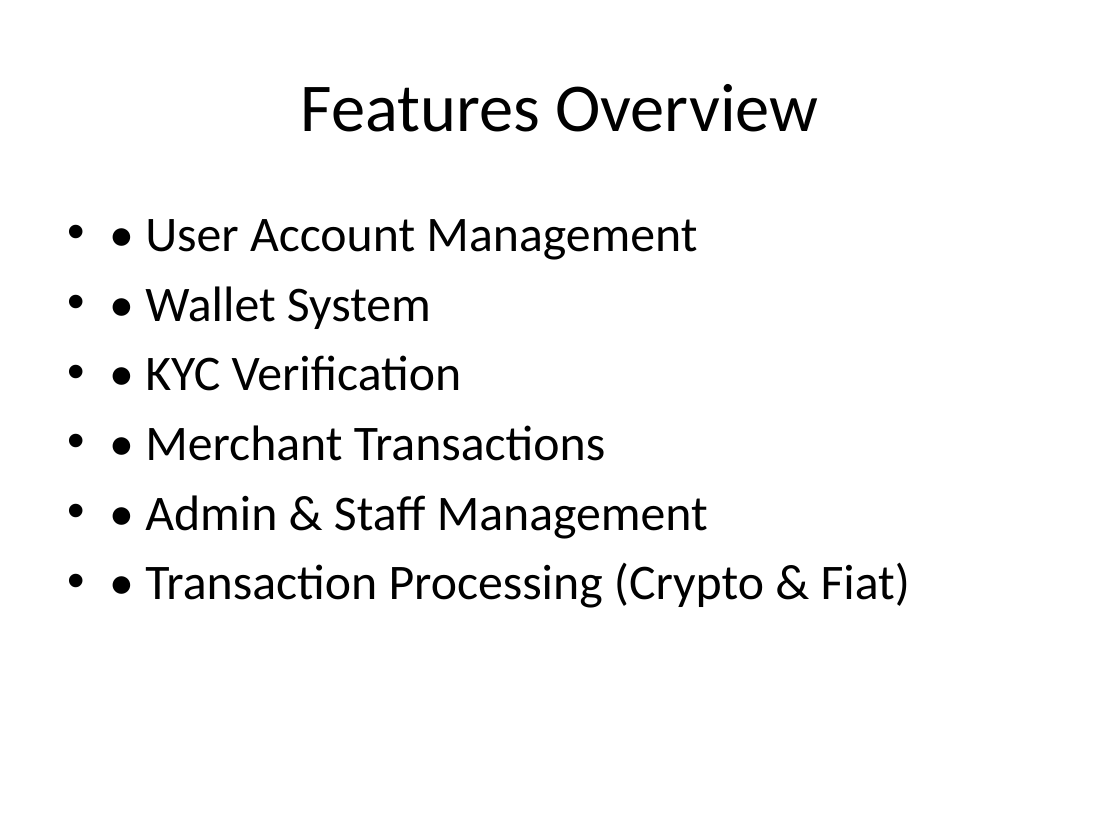
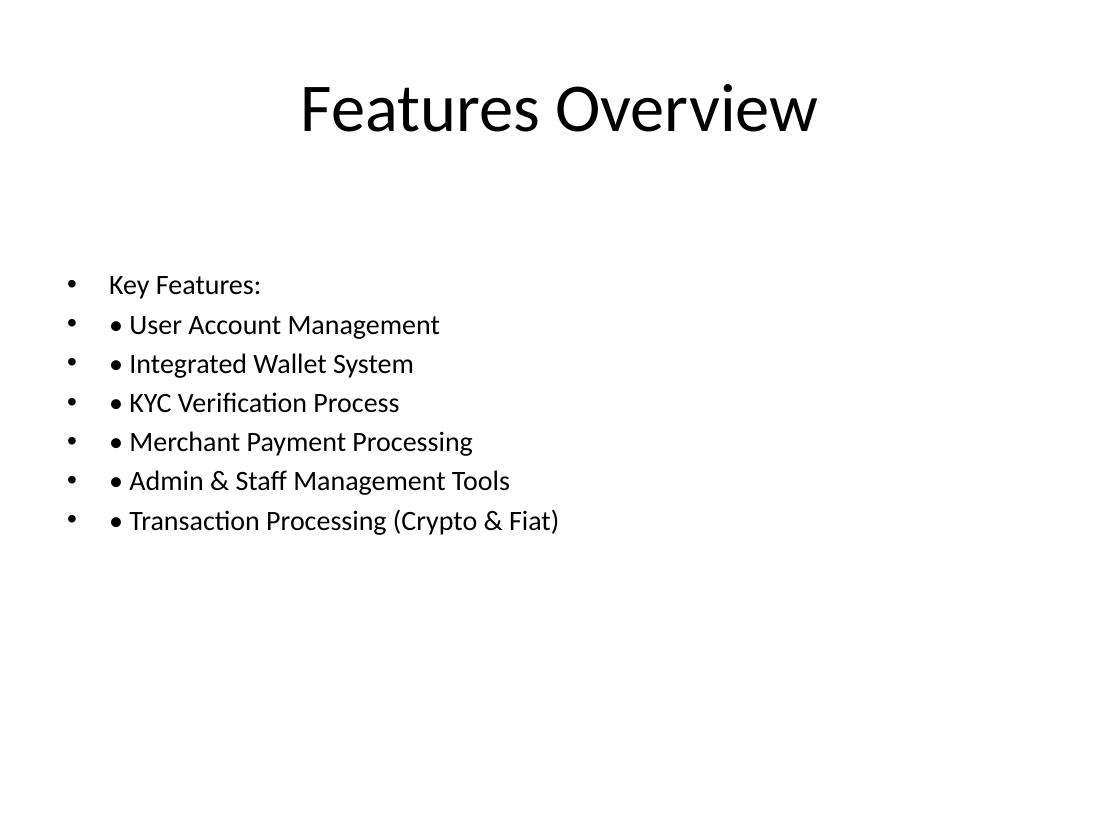
Before and after one commit to MedMoncef/cryptoBank, a slide deck: slide 3 of presentation/CryptoBankPresentation.pptx. Drawn at 1120x840 pixels with LibreOffice and Linux fonts; fonts in the diff are those of the drawing. Boxes give left, top, right and bottom in pixels: in the first picture for what was removed or moved away, otherwise in the second. Text is boxed around its words. In the diff, an @@ line names an element or a change of style, - is before the commit and + after.

```diff
--- a/presentation/CryptoBankPresentation.pptx
+++ b/presentation/CryptoBankPresentation.pptx
@@ text at box(109, 276, 261, 299): paragraph added @@
+• Key Features:
@@ text at box(129, 316, 559, 535): size 32 to 18 pt in "• User Account Management", "• Transaction Processing (Crypto & Fiat)"; less space between paragraphs @@
@@ text at box(129, 353, 510, 495): text changed; size 32 to 18 pt @@
-• • Wallet System
-• • KYC Verification
-• • Merchant Transactions
-• • Admin & Staff Management
+• • Integrated Wallet System
+• • KYC Verification Process
+• • Merchant Payment Processing
+• • Admin & Staff Management Tools
```
Also in this commit, not shown: 10 other slides changed, 20 other files.
